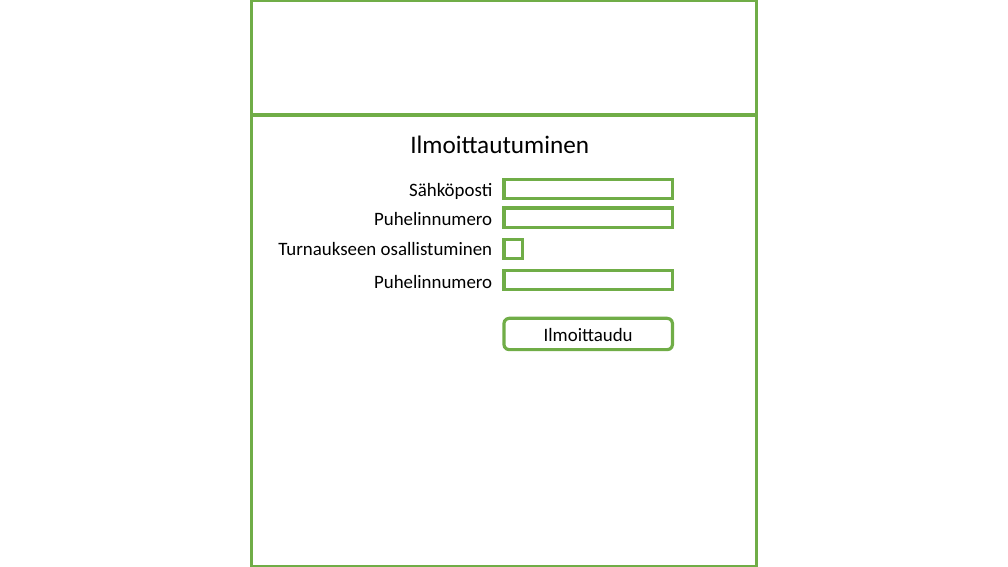
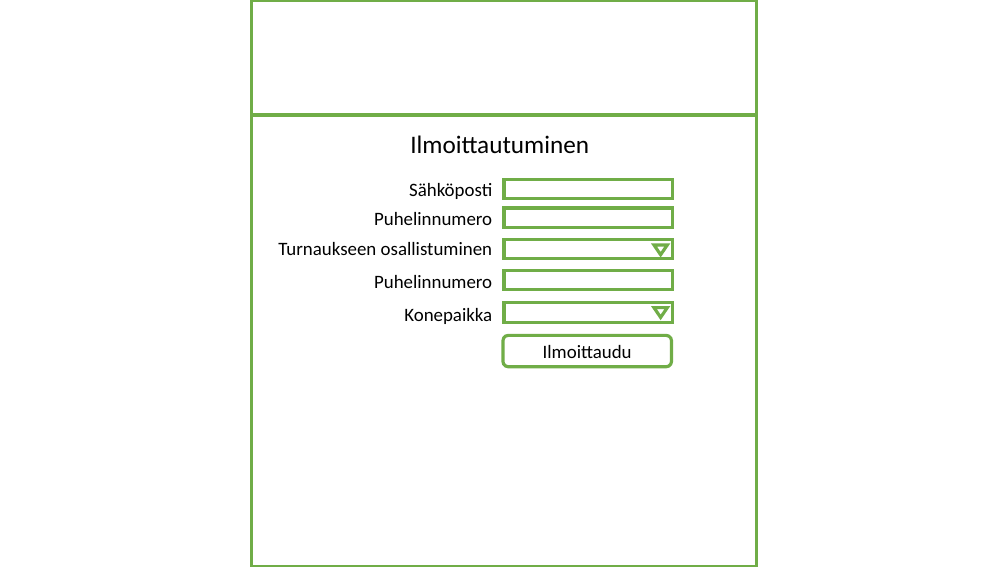
Before and after one commit to otsku/leenankurssi, a slide deck: slide 1 of laniprojekti/Käyttötapaukset.pptx. Drawn at 1008x567 pixels with LibreOffice and Linux fonts; fonts in the diff are those of the drawing. Boxes give left, top, right and bottom in pixels: in the first picture for what was removed or moved away, otherwise in the second. Text is boxed around its words. In the diff, an @@ line names an element or a change of style, - is before the commit and + after.

```diff
--- a/laniprojekti/Käyttötapaukset.pptx
+++ b/laniprojekti/Käyttötapaukset.pptx
@@ rectangle: place and size @@
-rectangle at <box>504,239,523,259</box>
+rectangle at <box>504,239,673,259</box>
@@ triangle added at <box>654,245,668,255</box>, fill #FFFFFF, outline #70AD47 3 pt @@
@@ rectangle added at <box>336,305,500,322</box>, fill #FFFFFF, outline #FFFFFF 3 pt, 18 pt, text #000000 @@
+Konepaikka
@@ rectangle added at <box>504,303,673,323</box>, fill #FFFFFF, outline #70AD47 3 pt @@
@@ triangle added at <box>654,308,668,318</box>, fill #FFFFFF, outline #70AD47 3 pt @@
@@ rounded rectangle "Ilmoittaudu": place and size @@
-rounded rectangle "Ilmoittaudu" at <box>504,318,673,349</box>
+rounded rectangle "Ilmoittaudu" at <box>503,336,671,367</box>
```
Also in this commit, not shown: 2 other slides changed, 2 other files.
